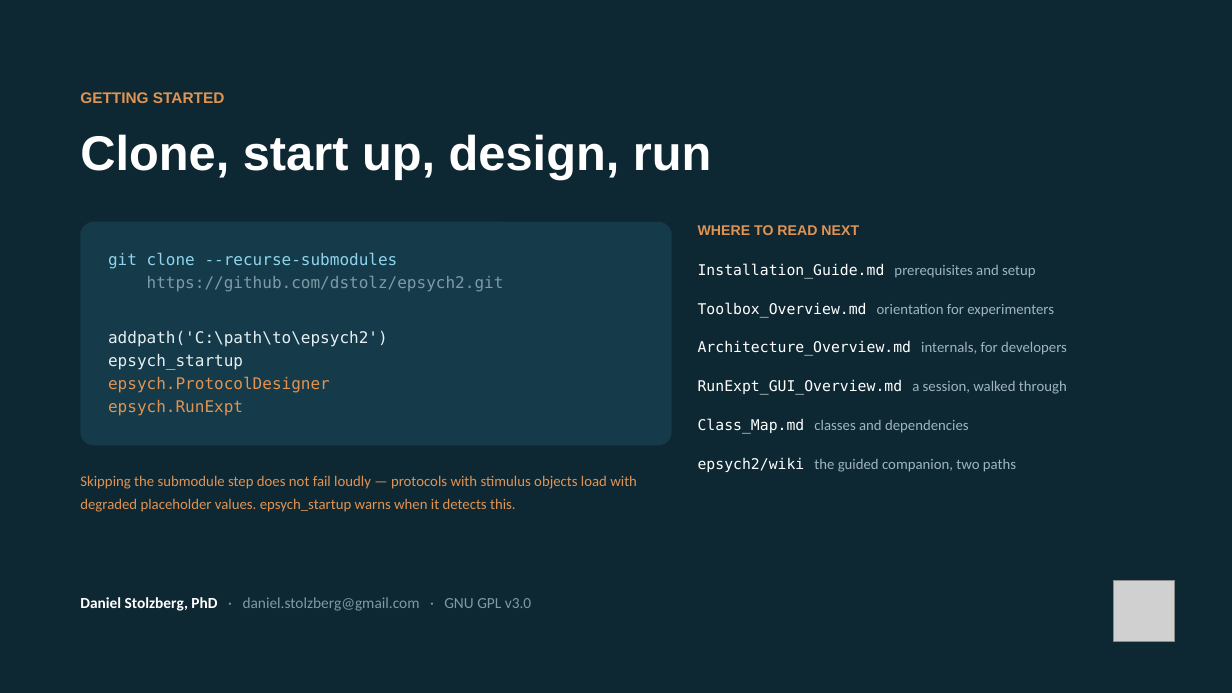
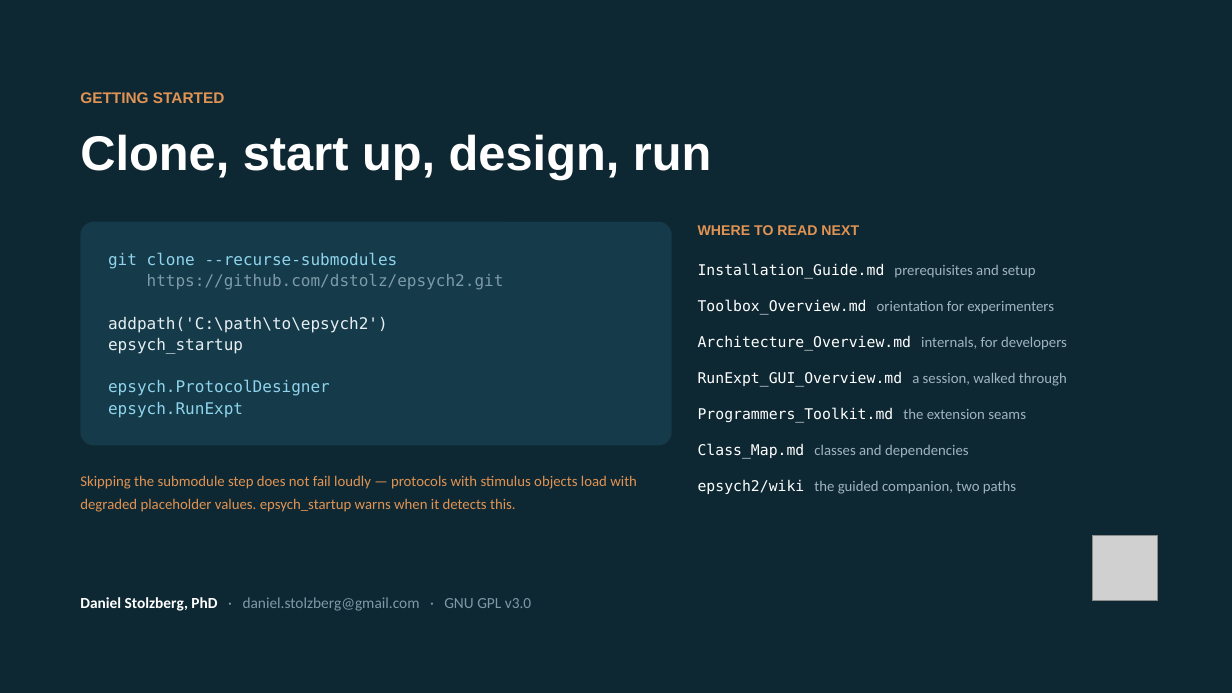
Before and after one commit to dstolz/epsych2, a slide deck: slide 20 of documentation/overviews/EPsych2_Overview.pptx (slide 13 before the commit). Drawn at 1232x693 pixels with LibreOffice and Linux fonts; fonts in the diff are those of the drawing; grey boxes stand for pictures. Boxes give left, top, right and bottom in pixels: in the first picture for what was removed or moved away, otherwise in the second. Text is boxed around its words. In the diff, an @@ line names an element or a change of style, - is before the commit and + after.

Commit message:
updated overview

```diff
--- a/documentation/overviews/EPsych2_Overview.pptx
+++ b/documentation/overviews/EPsych2_Overview.pptx
@@ text "git clone --recurse-submodules" at [108,252,398,269]: less space between paragraphs @@
@@ text at [108,276,504,416]: paragraphs removed @@
-https://github.com/dstolz/epsych2.git
-addpath('C:\path\to\epsych2')
-epsych_startup
-epsych.ProtocolDesigner
-epsych.RunExpt
@@ text added at [147,274,504,290], 12.5 pt, text #7E9AA8 @@
+https://github.com/dstolz/epsych2.git
@@ text added at [108,317,388,333], 12.5 pt, text #E7EFF3 @@
+addpath('C:\path\to\epsych2')
@@ text added at [108,338,243,354], 12.5 pt, text #E7EFF3 @@
+epsych_startup
@@ text "Architecture_Overview.md internals, for developers": place and size @@
-text "Architecture_Overview.md internals, for developers" at [698,340,1067,356]
+text "Architecture_Overview.md internals, for developers" at [698,335,1067,351]
@@ text added at [108,379,330,396], 12.5 pt, text #8FD4EC @@
+epsych.ProtocolDesigner
@@ text "RunExpt_GUI_Overview.md a session, walked through": place and size @@
-text "RunExpt_GUI_Overview.md a session, walked through" at [698,379,1067,395]
+text "RunExpt_GUI_Overview.md a session, walked through" at [698,371,1067,387]
@@ text added at [108,402,243,418], 12.5 pt, text #8FD4EC @@
+epsych.RunExpt
@@ text added at [698,407,1026,423], 11.5 pt, text #FFFFFF @@
+Programmers_Toolkit.md the extension seams
@@ text "Class_Map.md classes and dependencies": place and size @@
-text "Class_Map.md classes and dependencies" at [698,418,969,434]
+text "Class_Map.md classes and dependencies" at [698,443,969,459]
@@ text "epsych2/wiki the guided companion, two ...": place and size @@
-text "epsych2/wiki the guided companion, two ..." at [698,457,1016,472]
+text "epsych2/wiki the guided companion, two ..." at [698,479,1016,494]
@@ picture: place and size @@
-picture at [1114,580,1175,641]
+picture at [1093,536,1158,601]
```
Also in this commit, not shown: 12 other slides changed, 7 slides added.
